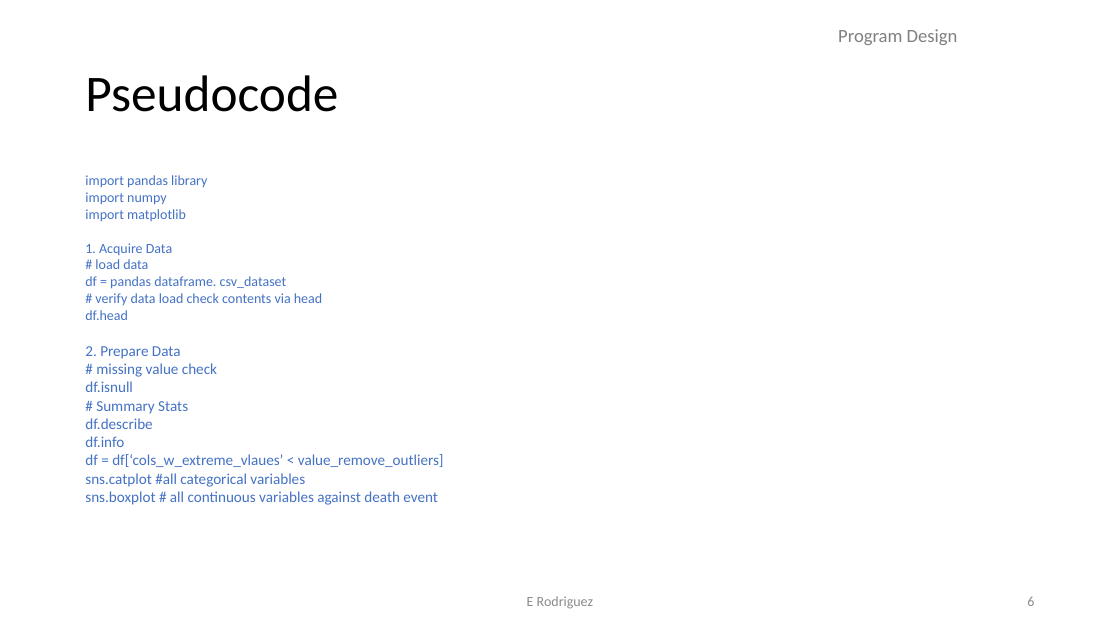
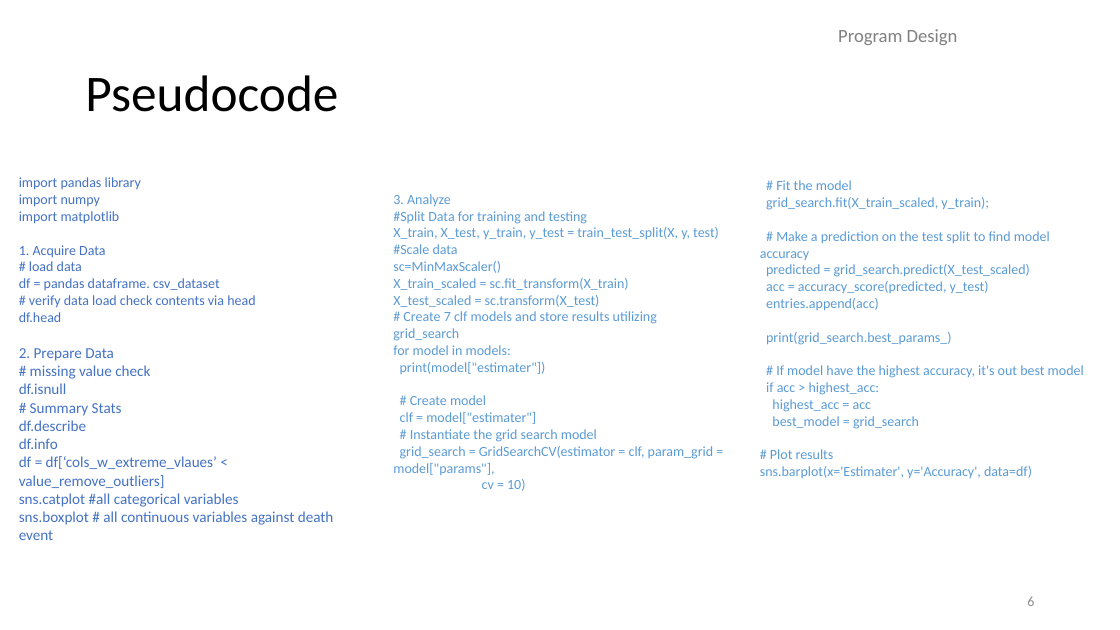
Before and after one commit to kurtgrothe/ANA500, a slide deck: slide 6 of Grothe_ANA500_Micro-Project.pptx. Drawn at 1120x630 pixels with LibreOffice and Linux fonts; fonts in the diff are those of the drawing. Boxes give left, top, right and bottom in pixels: in the first picture for what was removed or moved away, otherwise in the second. Text is boxed around its words. In the diff, an @@ line names an element or a change of style, - is before the commit and + after.

Commit message:
Updated powerpoint to Analyze data Updated model for project

```diff
--- a/Grothe_ANA500_Micro-Project.pptx
+++ b/Grothe_ANA500_Micro-Project.pptx
@@ text "import pandas library" rewrapped from (85, 175, 444, 505) to (19, 177, 334, 540) @@
@@ text added at (393, 194, 719, 491), 12 pt, text #5B9BD5 @@
+3. Analyze
+#Split Data for training and testing
+X_train, X_test, y_train, y_test = train_test_split(X, y, test)
+#Scale data
+sc=MinMaxScaler()
+X_train_scaled = sc.fit_transform(X_train)
+X_test_scaled = sc.transform(X_test)
+# Create 7 clf models and store results utilizing grid_search
+for model in models:
+print(model["estimater"])
+# Create model
+clf = model["estimater"]
+# Instantiate the grid search model
+grid_search = GridSearchCV(estimator = clf, param_grid = model["params"],
+cv = 10)
@@ text added at (760, 180, 1084, 478), 12 pt, text #5B9BD5 @@
+# Fit the model
+grid_search.fit(X_train_scaled, y_train);
+# Make a prediction on the test split to find model accuracy
+predicted = grid_search.predict(X_test_scaled)
+acc = accuracy_score(predicted, y_test)
+entries.append(acc)
+print(grid_search.best_params_)
+# If model have the highest accuracy, it's out best model
+if acc > highest_acc:
+highest_acc = acc
+best_model = grid_search
+# Plot results
+sns.barplot(x='Estimater', y='Accuracy', data=df)
@@ text removed at (527, 596, 593, 609) @@
-E Rodriguez
```
Also in this commit, not shown: 3 other slides changed, 3 slides added, 1 other file.
